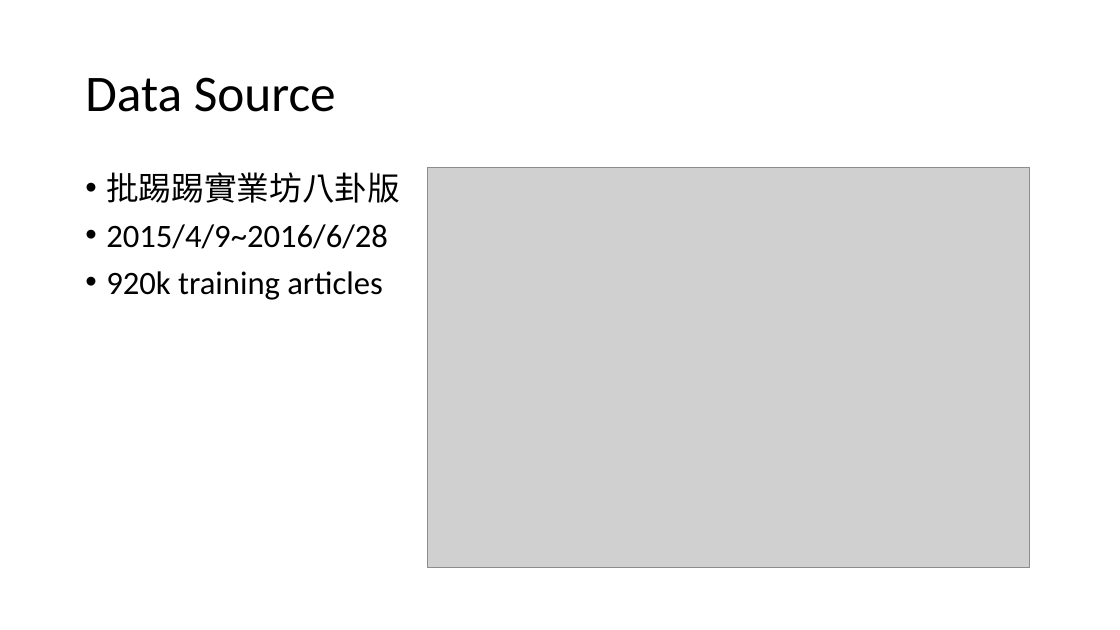
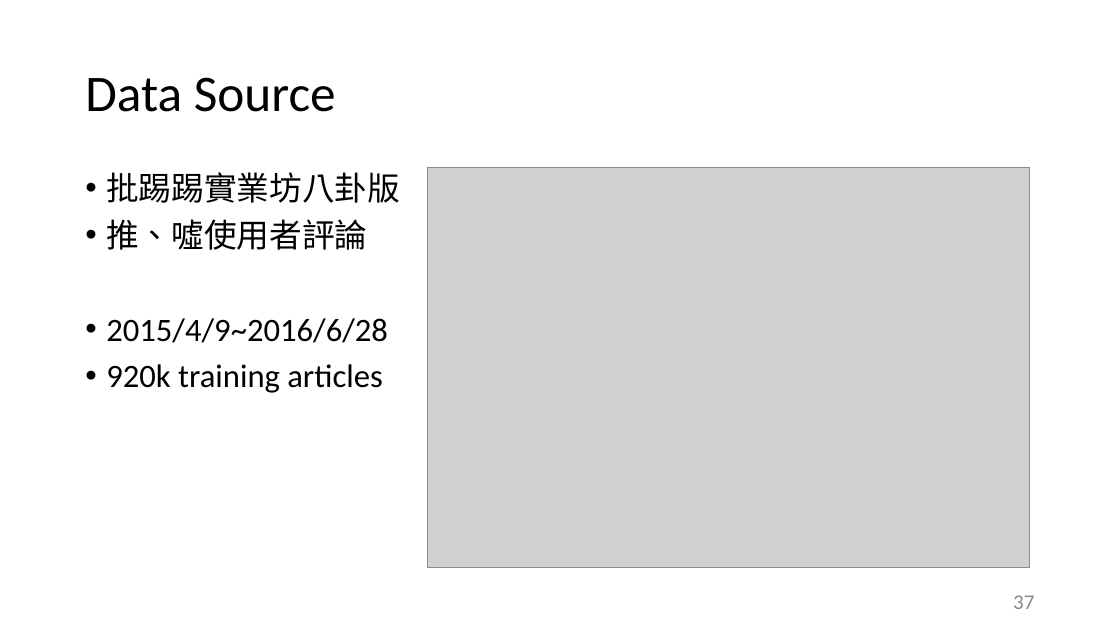
Before and after one commit to ZhongTing/HotTopicDetection, a slide deck: slide 37 of document/Hot-Topic-Detection.pptx (slide 22 before the commit). Drawn at 1120x630 pixels with LibreOffice and Linux fonts; fonts in the diff are those of the drawing; grey boxes stand for pictures. Boxes give left, top, right and bottom in pixels: in the first picture for what was removed or moved away, otherwise in the second. Text is boxed around its words. In the diff, an @@ line names an element or a change of style, - is before the commit and + after.

```diff
--- a/document/Hot-Topic-Detection.pptx
+++ b/document/Hot-Topic-Detection.pptx
@@ text at [106,219,367,250]: paragraph added @@
+• 推、噓使用者評論
@@ page number added at [1013,595,1034,609], 18 pt, text #8C8C8C @@
+37
```
Also in this commit, not shown: 24 other slides changed, 32 slides added, 8 slides removed, 19 other files.
